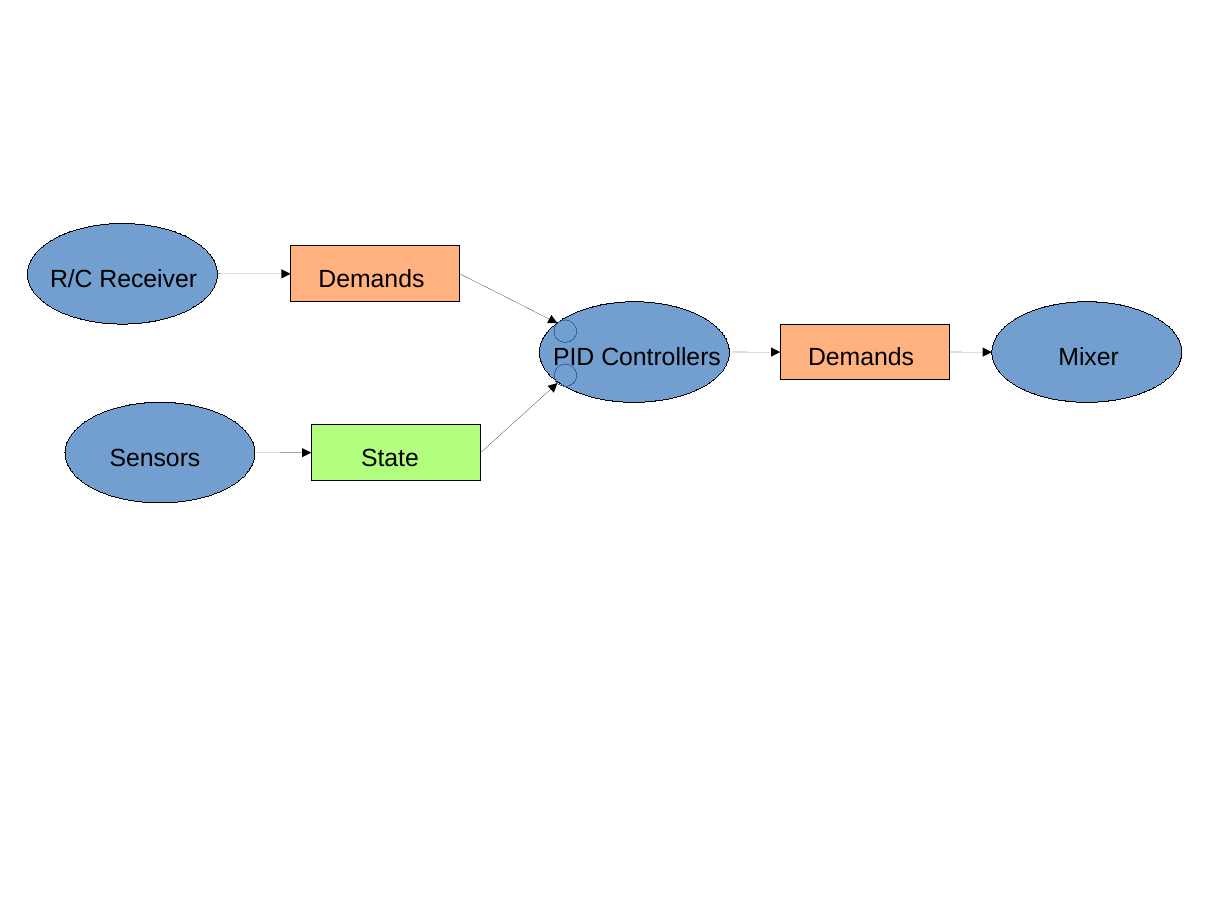
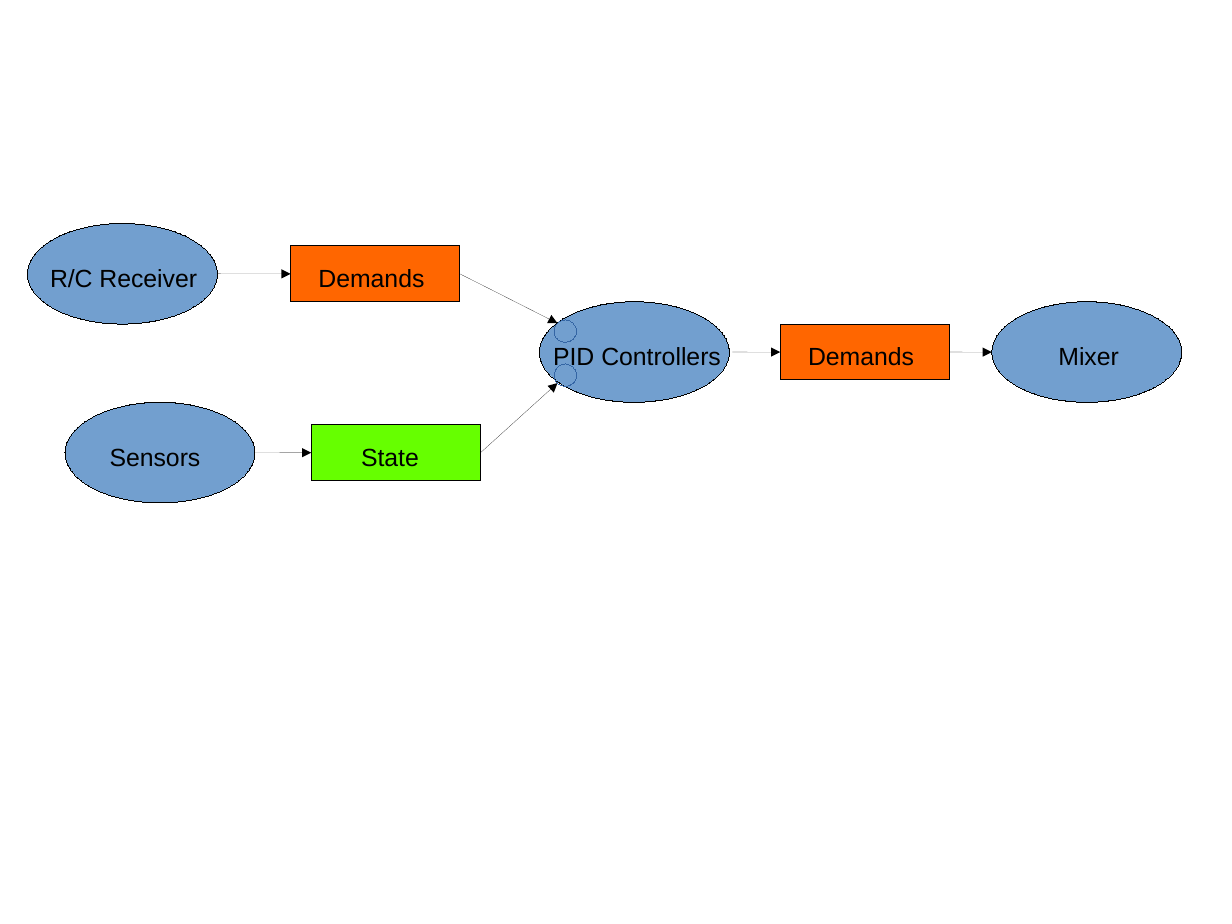
Before and after one commit to simondlevy/Hackflight, a slide deck: slide 1 of extras/media/dataflow.pptx. Drawn at 1232x924 pixels with LibreOffice and Linux fonts; fonts in the diff are those of the drawing. Boxes give left, top, right and bottom in pixels: in the first picture for what was removed or moved away, otherwise in the second. Text is boxed around its words. In the diff, an @@ line names an element or a change of style, - is before the commit and + after.

```diff
--- a/extras/media/dataflow.pptx
+++ b/extras/media/dataflow.pptx
@@ rectangle at box(291, 246, 459, 302): fill #FF6600 at 50% opacity to #FF6600 @@
@@ rectangle at box(780, 324, 949, 380): fill #FF6600 at 50% opacity to #FF6600 @@
@@ rectangle at box(312, 425, 481, 481): fill #66FF00 at 50% opacity to #66FF00 @@
```
Also in this commit, not shown: 1 other file.
